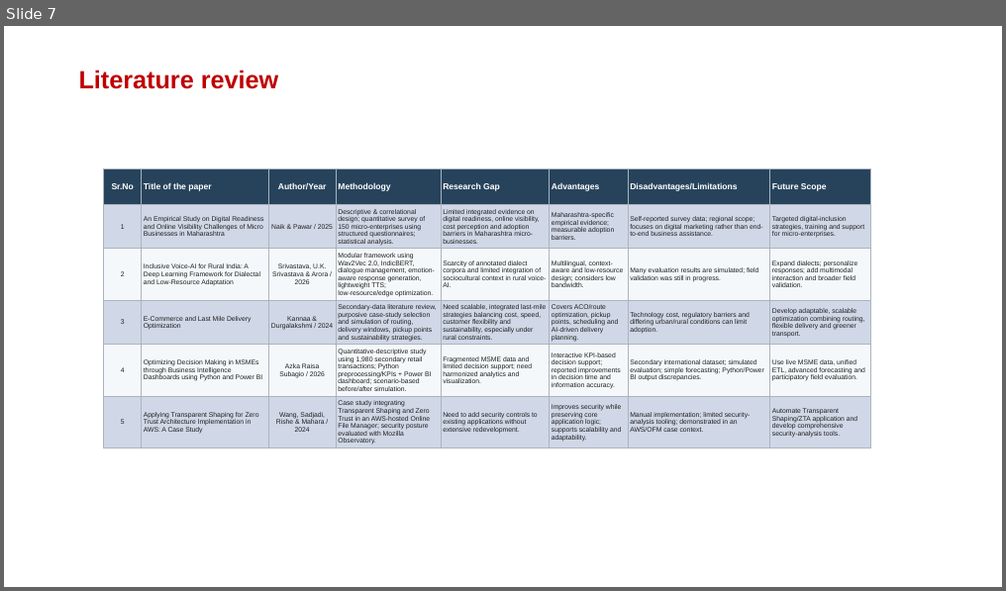
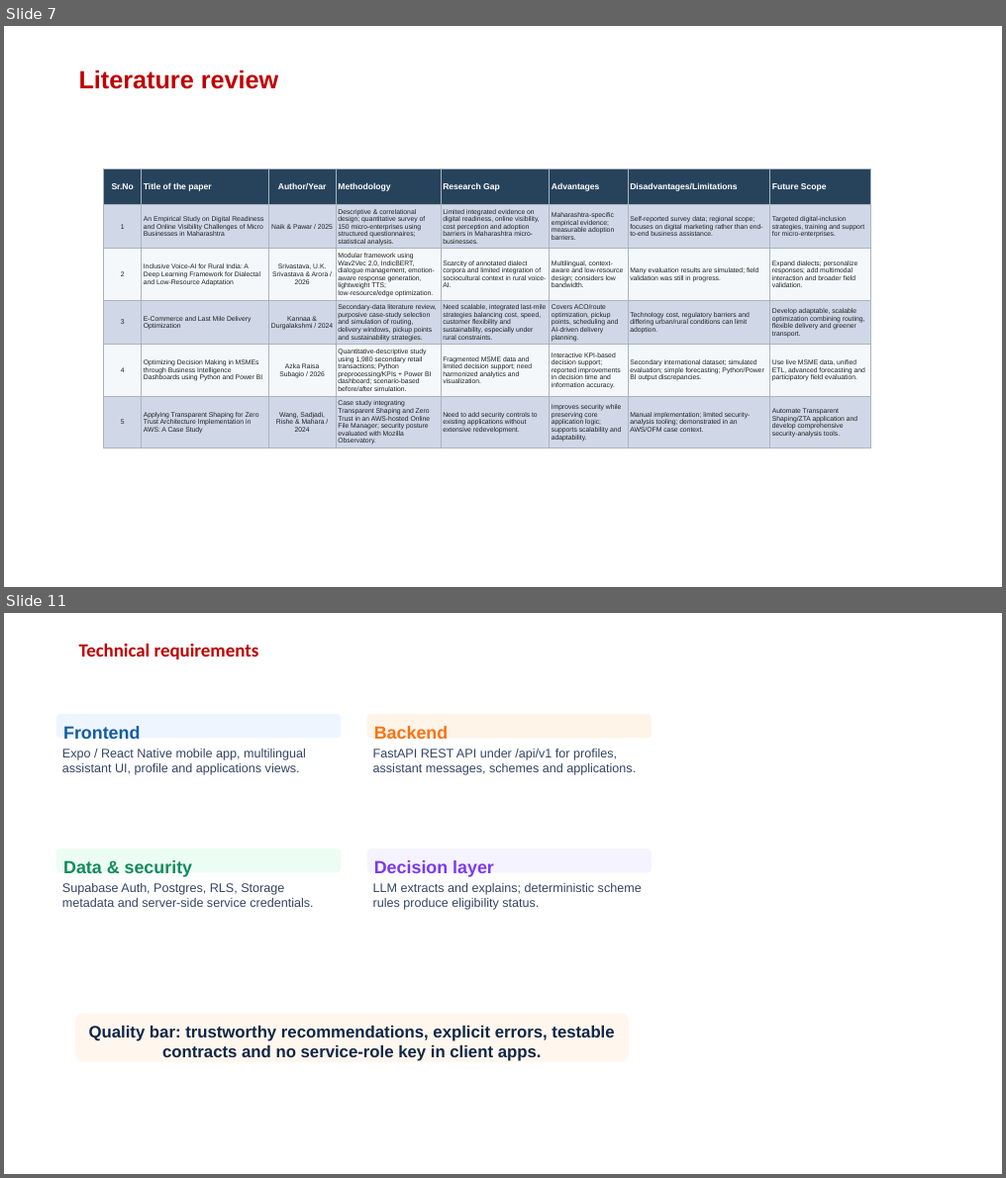
Before and after one commit to rangeshsha-Rookie/VyaparMarg, a slide deck: VyaparMarg_Project_Presentation.pptx. Shown one above the other, each under a label of ours: slide 7 before the commit, slides 7 and 11 after it; the slides between them are not shown. The pictures are 1006x591 and 1006x1178 pixels, drawn with LibreOffice and Linux fonts; fonts in the diff are those of the drawing; background and template pictures are left out. Boxes give left, top, right and bottom in pixels: in the first picture for what was removed or moved away, otherwise in the second. Text is boxed around its words. In the diff, an @@ line names an element or a change of style, - is before the commit and + after.

```diff
--- a/VyaparMarg_Project_Presentation.pptx
+++ b/VyaparMarg_Project_Presentation.pptx
@@ slide 11 added at box(4, 613, 1002, 1174), background picture (left out) @@
@@ title added at box(79, 643, 259, 660), 18 pt, text #C00000, bold @@
+Technical requirements
@@ rounded rectangle added at box(56, 714, 341, 738), fill #EEF5FF, 17 pt, text #145DA0, bold @@
+Frontend
@@ rounded rectangle added at box(367, 714, 651, 738), fill #FFF4E8, 17 pt, text #F97316, bold @@
+Backend
@@ text added at box(62, 749, 306, 775), 12 pt, text #344563 @@
+Expo / React Native mobile app, multilingual assistant UI, profile and applications views.
@@ text added at box(373, 749, 636, 775), 12 pt, text #344563 @@
+FastAPI REST API under /api/v1 for profiles, assistant messages, schemes and applications.
@@ rounded rectangle added at box(56, 849, 341, 872), fill #ECFDF3, 17 pt, text #138A5E, bold @@
+Data & security
@@ rounded rectangle added at box(367, 849, 651, 872), fill #F5F3FF, 17 pt, text #7C3AED, bold @@
+Decision layer
@@ text added at box(62, 883, 313, 907), 12 pt, text #344563 @@
+Supabase Auth, Postgres, RLS, Storage metadata and server-side service credentials.
@@ text added at box(373, 883, 642, 910), 12 pt, text #344563 @@
+LLM extracts and explains; deterministic scheme rules produce eligibility status.
@@ rounded rectangle added at box(75, 1014, 629, 1062), fill #FFF7ED, 16 pt, text #0F2747, bold @@
+Quality bar: trustworthy recommendations, explicit errors, testable contracts and no service-role key in client apps.
```
Also in this commit, not shown: 1 slide changed, 8 other slides added, 9 slides removed, 5 other files.
